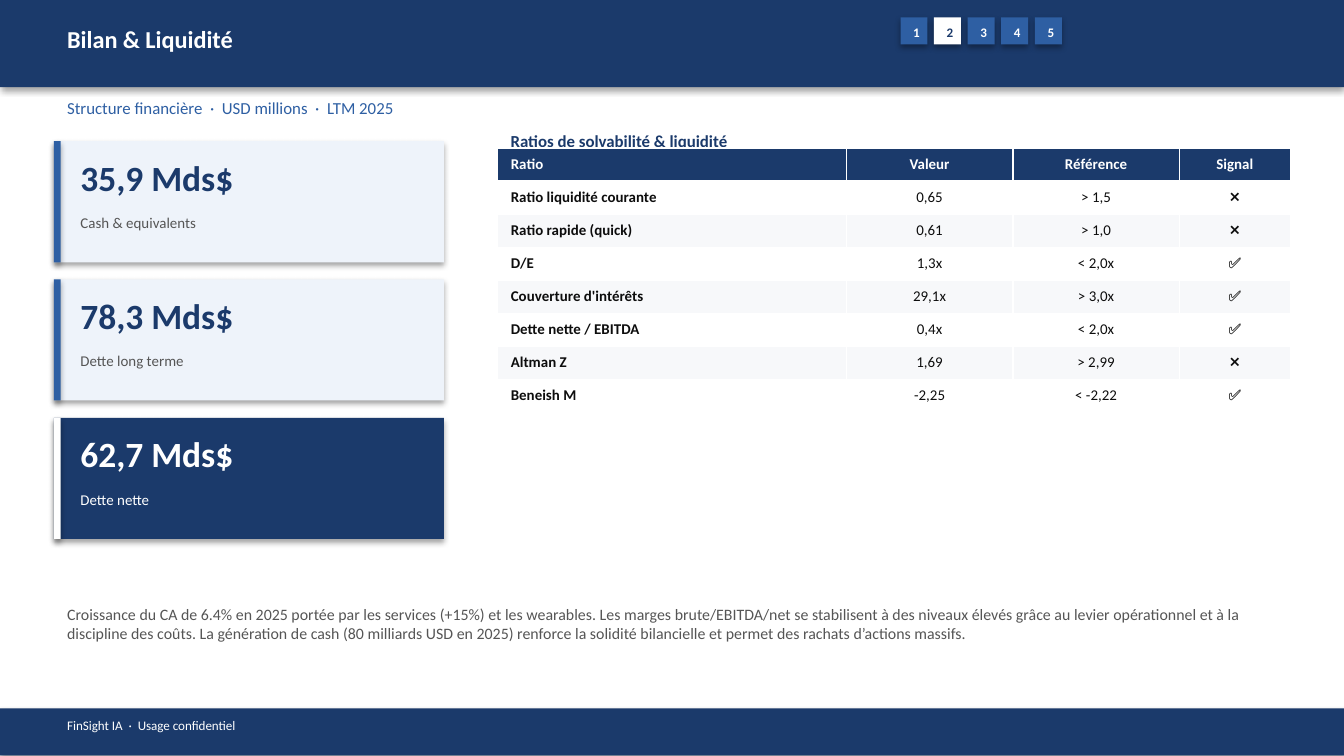
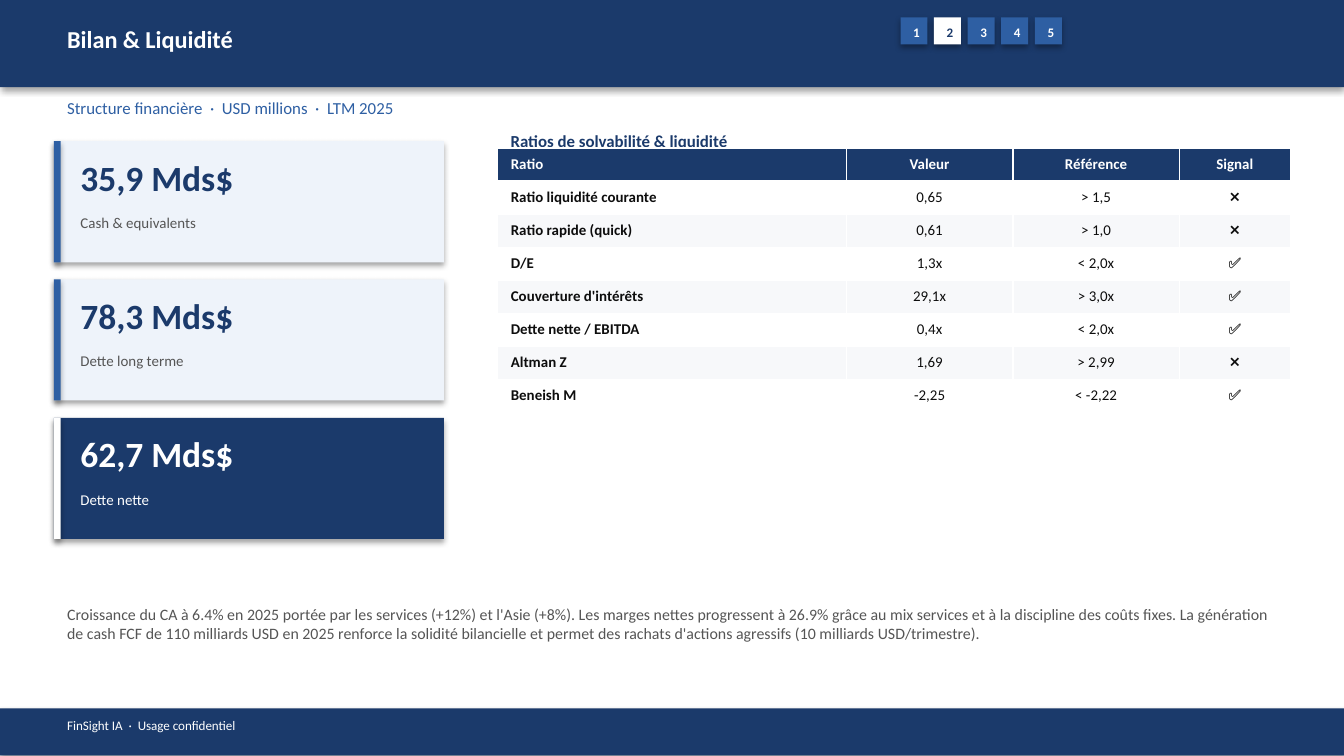
Before and after one commit to baptistejeh07-art/finsight-ia, a slide deck: slide 9 of preview/AAPL/AAPL_pitchbook.pptx. Drawn at 1344x756 pixels with LibreOffice and Linux fonts; fonts in the diff are those of the drawing. Boxes give left, top, right and bottom in pixels: in the first picture for what was removed or moved away, otherwise in the second. Text is boxed around its words. In the diff, an @@ line names an element or a change of style, - is before the commit and + after.

```diff
--- a/preview/AAPL/AAPL_pitchbook.pptx
+++ b/preview/AAPL/AAPL_pitchbook.pptx
@@ text at (67, 608, 1268, 642): text changed @@
-Croissance du CA de 6.4% en 2025 portée par les services (+15%) et les wearables. Les marges brute/EBITDA/net se stabilisent à des niveaux élevés grâce au levier opérationnel et à la discipline des coûts. La génération de cash (80 milliards USD en 2025) renforce la solidité bilancielle et permet des rachats d’actions massifs.
+Croissance du CA à 6.4% en 2025 portée par les services (+12%) et l'Asie (+8%). Les marges nettes progressent à 26.9% grâce au mix services et à la discipline des coûts fixes. La génération de cash FCF de 110 milliards USD en 2025 renforce la solidité bilancielle et permet des rachats d'actions agressifs (10 milliards USD/trimestre).
```
Also in this commit, not shown: 12 other slides changed, 4 other files.
